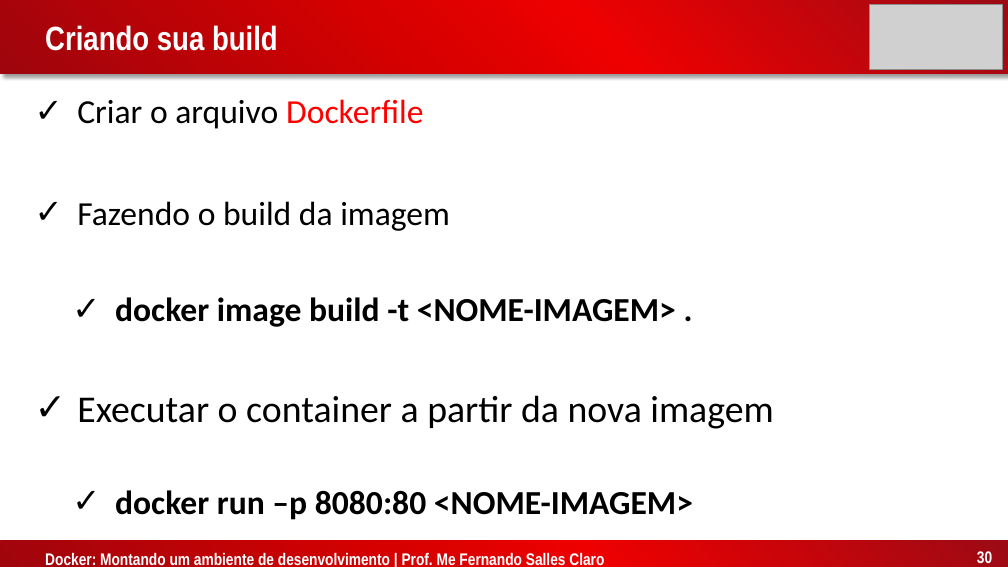
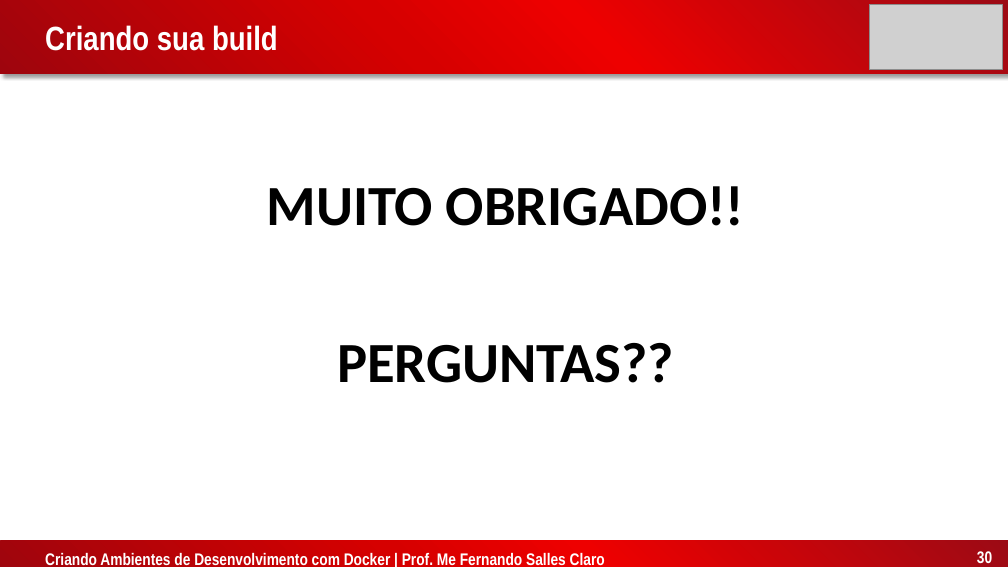
Before and after one commit to fsclaro/palestra-docker, a slide deck: slide 30 of Palestra Docker.pptx. Drawn at 1008x567 pixels with LibreOffice and Linux fonts; fonts in the diff are those of the drawing; grey boxes stand for pictures. Boxes give left, top, right and bottom in pixels: in the first picture for what was removed or moved away, otherwise in the second. Text is boxed around its words. In the diff, an @@ line names an element or a change of style, - is before the commit and + after.

Commit message:
Palestra Docker

```diff
--- a/Palestra Docker.pptx
+++ b/Palestra Docker.pptx
@@ text at [267, 186, 744, 383]: text changed; size 32 to 54 pt; bold on @@
-✓ Criar o arquivo Dockerfile
-✓ Fazendo o build da imagem
-  ✓ docker image build -t <NOME-IMAGEM> .
-✓ Executar o container a partir da nova imagem
-  ✓ docker run –p 8080:80 <NOME-IMAGEM>
+MUITO OBRIGADO!!
+PERGUNTAS??
@@ text in rectangle at [45, 551, 605, 567]: text changed @@
-  Docker: Montando um ambiente de desenvolvimento | Prof. Me Fernando Salles Claro
+  Criando Ambientes de Desenvolvimento com Docker | Prof. Me Fernando Salles Claro
```
Also in this commit, not shown: 29 other slides changed.
